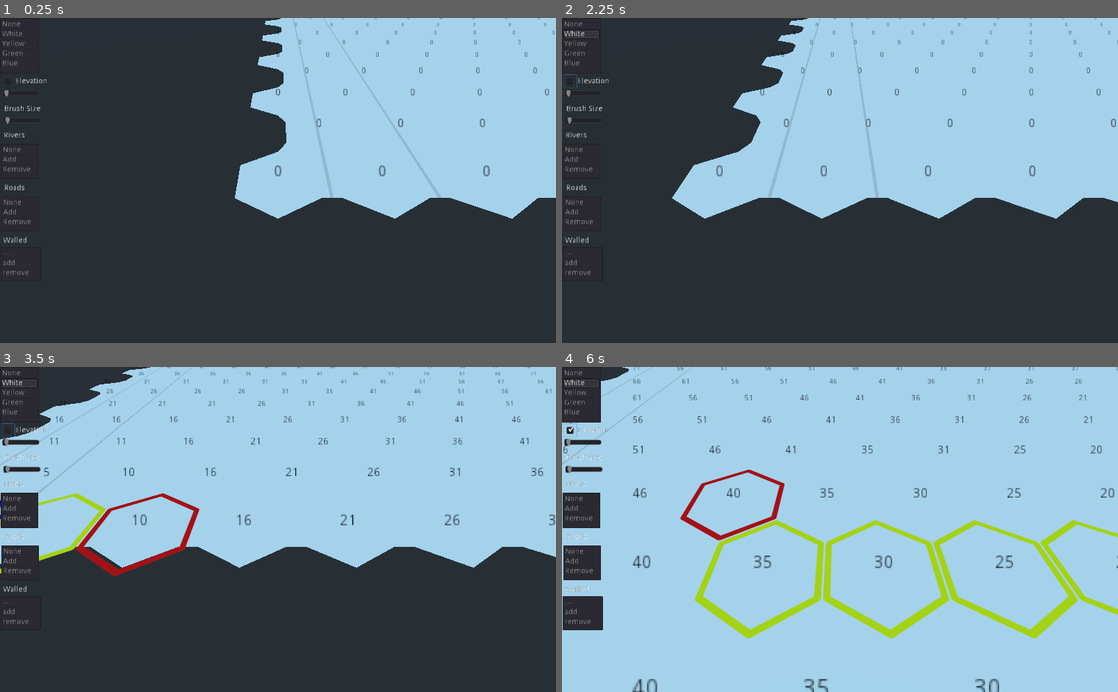
Above: before the commit, frames 1-4 (two rows, left to right).
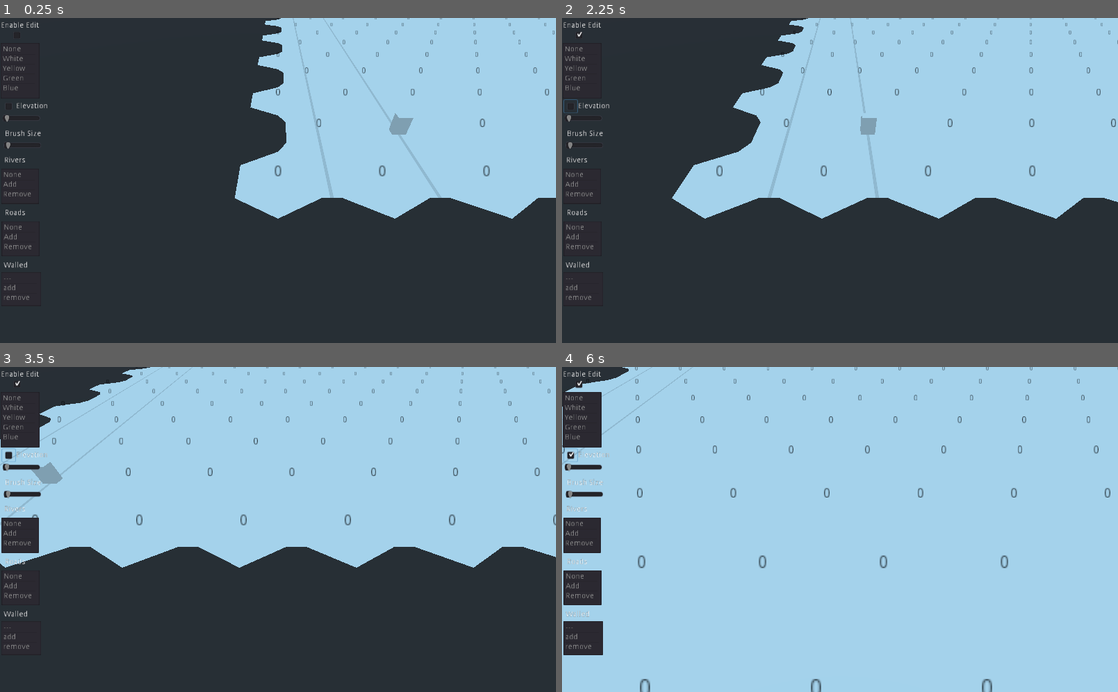
Above: after the commit, the same moments.

Repository: putschini/HexMap
Game: Godot game, scene res://Control.tscn
Two runs of this game, one before a commit and one after it. Both use one fixed random seed, a clock stepped at 60 frames per second and the inputs below.
Inputs (mouse positions are in pixels of both pictures, inside the frame that each line leads up to; where the layout moved, square brackets give the same spot in the first picture):
- Up to frame 1 (0.25 s): no input
- Up to frame 2 (2.25 s): click (578, 34) at 0.52 s; click (573, 105) [567, 83] at 1.25 s; tap Enter at 2 s; move the mouse to (962, 164) at 2.02 s; press the mouse at (962, 164) at 2.03 s; hold D (move_right) from 2.03 s (still down)
- Up to frame 3 (3.5 s): move the mouse to (166, 545) at 2.77 s; release D (move_right) at 2.78 s; release the mouse at (166, 545) at 2.78 s; hold S (move_back) from 2.78 s (still down); click (166, 545) at 2.85 s
- Up to frame 4 (6 s): tap Space at 3.5 s; move the mouse to (895, 458) at 3.52 s; release S (move_back) at 3.53 s; hold W (move_foward) 3.53-4.28 s; hold D (move_right) 3.53-5.03 s; click (895, 458) at 3.8 s; move the mouse to (812, 594) at 4.27 s; tap Mouse wheel up (zoom_in) at 4.35 s; click (812, 594) at 4.55 s; move the mouse to (1006, 578) at 5.02 s; hold Mouse wheel down (zoom_out) 5.03-5.78 s; hold A (move_left) from 5.03 s (still down); click (1006, 578) at 5.3 s; move the mouse to (673, 480) at 5.77 s; click (673, 480) at 5.85 s

The runs differ from the first frame. In frame 1, 1.2% of the frame differs, in the area x 0-75%, y 1-87%; in frame 2, 1.2%; in frame 3, 4.7%; in frame 4, 11%, in the area x 0-100%, y 0-100%.

Commit message:
Part 19 - Basic unit

Diff:
--- a/Control.gd
+++ b/Control.gd
@@ -2,6 +2,11 @@
 
 onready var grid = $HexGrid
 onready var map_editor = $HexMapEditor
+
+var test_unit := preload("res://TestUnit.tscn")
+
+func _ready():
+	grid.add_unit(grid.get_cell(HexCoordinate.new(1,1)), test_unit.instance())
 
 var last_edited_cell
 var is_pressed := false
@@ -29,56 +34,54 @@
 			return
 	drag_direction = -1
 
-var old_cell
+var selected_cell : HexCell
+var last_searched : HexCell
+
+func get_cell_under_cursor(var cursor_position) -> HexCell:
+	var ray_begin = $Camera.camera.project_ray_origin( cursor_position )
+	var ray_end = ray_begin + $Camera.camera.project_ray_normal( cursor_position ) * 200
+	var intersection = get_world().direct_space_state.intersect_ray(ray_begin, ray_end)
+	if not intersection.empty():
+		var coordinates = HexMetrics.hexcoord_from_position(intersection.position)
+		return grid.get_cell(coordinates)
+	return null
 
 func _input(event):
 	if event.is_action_pressed("mouse_left_click"):
-		var ray_begin = $Camera.camera.project_ray_origin( event.position )
-		var ray_end = ray_begin + $Camera.camera.project_ray_normal( event.position ) * 200
-		var intersection = get_world().direct_space_state.intersect_ray(ray_begin, ray_end)
-		if not intersection.empty():
-			var coordinates = HexMetrics.hexcoord_from_position(intersection.position)
-			var cell = grid.get_cell(coordinates)
-#			cell.enable_highlight(Color.blue)
-			print("CELL FOUND")
-			if old_cell != null and cell != old_cell:
-				grid.find_path( old_cell, cell )
-			old_cell = cell
-			#grid.find_distances_to(cell)
+		var cell = get_cell_under_cursor( event.position )
+		if cell != null:
+			if map_editor.edit_enabled:
+				edit_cells(cell)
+			else:
+				cell.enable_highlight(Color.green)
+				if selected_cell == cell:
+					selected_cell = null
+				elif selected_cell != null:
+					if selected_cell.unit != null and cell.unit == null:
+						if not grid.move_unit(selected_cell, cell):
+							print("Notice: Path Not found")
+					else:
+						grid.find_path( selected_cell, cell, 14 )
+				else:
+					selected_cell = cell
 			grid.update()
-#			edit_cells(cell)
-#		is_pressed = true
+		is_pressed = true
 	elif event.is_action_released("mouse_left_click"):
 		last_edited_cell = null
 		is_pressed = false
-	elif is_pressed and event is InputEventMouseMotion:
-		var ray_begin = $Camera.camera.project_ray_origin( event.position )
-		var ray_end = ray_begin + $Camera.camera.project_ray_normal( event.position ) * 200
-		var intersection = get_world().direct_space_state.intersect_ray(ray_begin, ray_end)
-		if not intersection.empty():
-			var coordinates = HexMetrics.hexcoord_from_position(intersection.position)
-			var cell = grid.get_cell(coordinates)
-			if cell != last_edited_cell:
+	elif (is_pressed or selected_cell) and event is InputEventMouseMotion:
+		if is_pressed and map_editor.edit_enabled:
+			var cell = get_cell_under_cursor( event.position )
+			if cell != null and cell != last_edited_cell:
 				validate_drag(cell)
 				if drag_direction > -1:
 					map_editor.edit_cell_drag(last_edited_cell, drag_direction)
-				edit_cells(cell)
-
-#			if cell != last_edited_cell:
-#				last_edited_cell = cell
-#			var index = coordinates.x + coordinates.z * grid.width + coordinates.z / 2
-#			print( index )
-#			var cell = grid.cells[index]
-#			map_editor.edit_cell(cell)
-#			cell.color = Color.magenta
-#			cell.color = $HexMapEditor.color
-
-#			print( "Cell pos -> " + cell.coordinate.to_string() )
-#			for i in HexDirection.values():
-#				if cell.neighbors[i] != null:
-#					cell.neighbors[i].color = Color.magenta
-#					print( "N -> " + cell.neighbors[i].coordinate.to_string() )
-#				else:
-#					print( "N -> null")
-#			hex_mesh.triangulate( cells )
-#			grid.update()
+#				edit_cells(cell)
+#		elif selected_cell != null:
+#			var cell = get_cell_under_cursor( event.position )
+#			if selected_cell != cell and last_searched != cell:
+#				grid.find_path( selected_cell, cell, 14 )
+#				last_searched = cell
+	if event.is_action_pressed("toggle_edit_mode"):
+		map_editor.edit_enabled  = !map_editor.edit_enabled
+		map_editor.visible = map_editor.edit_enabled
--- a/HexCell.gd
+++ b/HexCell.gd
@@ -170,7 +170,10 @@
 		walled = new_walled
 		needs_update()
 
+var unit
+
 var distance := 0
+var turn := 0
 var to_cell
 var path_from
 
@@ -189,6 +192,7 @@
 func enable_highlight(var color: Color) -> void:
 	highlight_enabled = true
 	highlight_color = color
+	needs_update_self_only()
 
 func disable_highlight( ) -> void:
 	highlight_enabled = false
--- a/HexGrid.gd
+++ b/HexGrid.gd
@@ -1,5 +1,7 @@
 tool
 extends Spatial
+
+onready var units_node = $Units
 
 var grid_chunk_scene := preload("res://HexGridChunk.tscn")
 
@@ -9,6 +11,26 @@
 var chunks := Array()
 
 var cells := Array()
+
+var units := Array()
+
+func add_unit(var cell: HexCell, var unit: Unit):
+	cell.unit = unit
+	unit.cell = cell
+	unit.translation = cell.center
+	units.push_back(unit)
+	units_node.add_child(unit)
+
+func move_unit(var initial: HexCell, var destination: HexCell) -> bool:
+	var unit = initial.unit
+	var path = find_path(initial, destination, unit.speed)
+	if not path.empty():
+		unit.path = path
+		initial.unit = null
+		destination.unit = unit
+		unit.cell = destination
+		return true
+	return false
 
 func _ready():
 	create_chunks()
@@ -82,37 +104,7 @@
 #	var index = cell_local_x + cell_local_z * HexMetrics.chunk_size_x + floor(coordinate.z / 2)
 #	return chunks[chunk_x + chunk_z * HexMetrics.chunk_count_x].cells[index]
 
-func find_distances_to(var to: HexCell ) -> void:
-	search(to)
-
-var max_distance = 9999999999
-
-func search(var initial: HexCell) -> void:
-	for cell in cells:
-		cell.distance = cell.distance_to(initial.coordinate)
-		cell.needs_update()
-	var frontier := Array()
-	initial.distance = 0
-	frontier.push_back(initial)
-	while(not frontier.empty()):
-		var current =  frontier.pop_front()
-		for direction in HexDirection.values():
-			var neighbor = current.get_neighbor(direction)
-			if neighbor == null:
-				continue
-			if HexEdgeType.get_edge_type(current.elevation, neighbor.elevation) == HexEdgeType.Cliff:
-				continue
-			if current.walled != neighbor.walled and not current.has_road_through_edge(direction):
-				continue
-
-			var new_distance = current.distance + current.get_movement_cost(direction)
-			if new_distance < neighbor.distance:
-				neighbor.distance = new_distance
-				frontier.push_back(neighbor)
-		frontier.sort_custom(HexCell, "sort_distance")
-
-
-func find_path(var from: HexCell, var to: HexCell) -> void:
+func find_path(var from: HexCell, var to: HexCell, var speed: int) -> Array:
 	for cell in cells:
 		cell.distance = cell.coordinate.distance_to(from.coordinate) * 5 + 1
 		cell.path_from = null
@@ -125,30 +117,41 @@
 	var frontier := Array()
 	from.distance = 0
 	frontier.push_back(from)
+	var turn = 0
+	var last_turn_distance = 0
+
+	var result = Array()
 	while(not frontier.empty()):
 		var current =  frontier.pop_front()
 		if current == to:
-			var prev = current.path_from
-			while prev != null:
-				if prev == from:
+			result.push_front(to)
+			current = current.path_from
+			while current != null:
+				if current == from:
 					break
-				if  prev == to:
+				if  current == to:
 					continue
-				prev.enable_highlight(Color.yellow)
-				prev = prev.path_from
+				current.enable_highlight(Color.yellow + Color(current.turn * 0.2, current.turn * 0.2, current.turn * 0.2) )
+				result.push_front(current)
+				current = current.path_from
 			break
 		for direction in HexDirection.values():
 			var neighbor = current.get_neighbor(direction)
-			if neighbor == null:
+			if neighbor == null or neighbor.unit != null:
 				continue
 			if HexEdgeType.get_edge_type(current.elevation, neighbor.elevation) == HexEdgeType.Cliff:
 				continue
 			if current.walled != neighbor.walled and not current.has_road_through_edge(direction):
 				continue
-
-			var new_distance = current.distance + current.get_movement_cost(direction)
+			var movement_cost = current.get_movement_cost(direction)
+			var new_distance = current.distance + movement_cost
+			if last_turn_distance + speed < new_distance:
+				turn += 1
+				last_turn_distance = current.distance
 			if new_distance < neighbor.distance:
 				neighbor.distance = new_distance
+				neighbor.turn = turn
 				neighbor.path_from = current
 				frontier.push_back(neighbor)
 		frontier.sort_custom(HexCell, "sort_distance")
+	return result
--- a/HexGrid.tscn
+++ b/HexGrid.tscn
@@ -4,3 +4,5 @@
 
 [node name="HexGrid" type="Spatial"]
 script = ExtResource( 1 )
+
+[node name="Units" type="Node" parent="."]
--- a/HexGridChunk.gd
+++ b/HexGridChunk.gd
@@ -49,7 +49,7 @@
 			var label := Label3D.new()
 			label.translation = cell.center + Vector3(0, 2, 0)
 			#label.text = cell.coordinate.to_string()
-			label.text = str(cell.distance)
+			label.text = str(cell.turn)
 			label.scale = Vector3(18,18,18)
 			label.modulate = Color.black
 			label.billboard = true
--- a/HexMapEditor.gd
+++ b/HexMapEditor.gd
@@ -3,6 +3,11 @@
 # Called when the node enters the scene tree for the first time.
 func _ready():
 	pass # Replace with function body.
+
+var edit_enabled := false
+
+func _on_edit_toggled(button_pressed):
+	edit_enabled = button_pressed
 
 func edit_cell(var cell: HexCell) -> void:
 	if cell:
--- a/HexMapEditor.tscn
+++ b/HexMapEditor.tscn
@@ -7,9 +7,28 @@
 anchor_bottom = 1.0
 script = ExtResource( 1 )
 
+[node name="Control7" type="Control" parent="."]
+margin_right = 70.0
+margin_bottom = 43.0
+
+[node name="Label" type="Label" parent="Control7"]
+margin_left = 2.0
+margin_top = 7.0
+margin_right = 74.0
+margin_bottom = 22.0
+text = "Enable Edit"
+
+[node name="EditCheck" type="CheckBox" parent="Control7"]
+margin_left = 19.0
+margin_top = 19.0
+margin_right = 47.0
+margin_bottom = 45.0
+
 [node name="Control" type="Control" parent="."]
-margin_right = 40.0
-margin_bottom = 40.0
+margin_left = 1.0
+margin_top = 46.0
+margin_right = 41.0
+margin_bottom = 86.0
 
 [node name="ColorSelector" type="ItemList" parent="Control"]
 margin_right = 72.0
@@ -17,10 +36,10 @@
 items = [ "None", null, false, "White", null, false, "Yellow", null, false, "Green", null, false, "Blue", null, false ]
 
 [node name="Control2" type="Control" parent="."]
-margin_left = 3.0
-margin_top = 105.0
-margin_right = 43.0
-margin_bottom = 145.0
+margin_left = 4.0
+margin_top = 151.0
+margin_right = 44.0
+margin_bottom = 191.0
 
 [node name="ElevationCheckBox" type="CheckBox" parent="Control2"]
 margin_right = 24.0
@@ -42,9 +61,10 @@
 rounded = true
 
 [node name="Control3" type="Control" parent="."]
-margin_top = 206.0
-margin_right = 88.0
-margin_bottom = 253.0
+margin_left = 1.0
+margin_top = 252.0
+margin_right = 89.0
+margin_bottom = 299.0
 
 [node name="RiverSelector" type="ItemList" parent="Control3"]
 margin_left = 1.0
@@ -61,10 +81,10 @@
 text = "Rivers"
 
 [node name="Control5" type="Control" parent="."]
-margin_left = 1.0
-margin_top = 303.0
-margin_right = 89.0
-margin_bottom = 350.0
+margin_left = 2.0
+margin_top = 349.0
+margin_right = 90.0
+margin_bottom = 396.0
 
 [node name="RoadSelector" type="ItemList" parent="Control5"]
 margin_left = 1.0
@@ -81,10 +101,10 @@
 text = "Roads"
 
 [node name="Control4" type="Control" parent="."]
-margin_left = 5.0
-margin_top = 155.0
-margin_right = 47.0
-margin_bottom = 200.0
+margin_left = 6.0
+margin_top = 201.0
+margin_right = 48.0
+margin_bottom = 246.0
 
 [node name="Label" type="Label" parent="Control4"]
 margin_left = 3.0
@@ -102,9 +122,10 @@
 rounded = true
 
 [node name="Control6" type="Control" parent="."]
-margin_top = 400.0
-margin_right = 40.0
-margin_bottom = 440.0
+margin_left = 1.0
+margin_top = 446.0
+margin_right = 41.0
+margin_bottom = 486.0
 
 [node name="Label" type="Label" parent="Control6"]
 margin_left = 6.0
@@ -121,6 +142,7 @@
 margin_bottom = 86.0
 items = [ "---", null, false, "add", null, false, "remove", null, false ]
 
+[connection signal="toggled" from="Control7/EditCheck" to="." method="_on_edit_toggled"]
 [connection signal="item_selected" from="Control/ColorSelector" to="." method="_on_selected_color_change"]
 [connection signal="toggled" from="Control2/ElevationCheckBox" to="." method="_on_edit_elevation_toggled"]
 [connection signal="value_changed" from="Control2/ElevationSlider" to="." method="_on_elevation_value_changed"]
--- /dev/null
+++ b/TestUnit.tscn
@@ -0,0 +1,19 @@
+[gd_scene load_steps=4 format=2]
+
+[ext_resource path="res://Unit.gd" type="Script" id=1]
+
+[sub_resource type="CubeMesh" id=1]
+size = Vector3( 3, 4, 2 )
+
+[sub_resource type="CapsuleShape" id=2]
+
+[node name="TestUnit" type="KinematicBody"]
+script = ExtResource( 1 )
+
+[node name="MeshInstance" type="MeshInstance" parent="."]
+transform = Transform( 1, 0, 0, 0, 1, 0, 0, 0, 1, 0, 2, 0 )
+mesh = SubResource( 1 )
+
+[node name="CollisionShape" type="CollisionShape" parent="."]
+transform = Transform( 1, 0, 0, 0, 1, 0, 0, 0, 1, 0, 1.02027, 0 )
+shape = SubResource( 2 )
--- /dev/null
+++ b/Unit.gd
@@ -0,0 +1,44 @@
+extends KinematicBody
+
+class_name Unit
+
+var cell
+
+var speed = 14
+
+var height := 0
+
+# Called when the node enters the scene tree for the first time.
+func _ready():
+	height = $CollisionShape.shape.height * 2#$MeshInstance.mesh.size.y
+	pass # Replace with function body.
+
+
+var path : Array
+
+var speed_move = 10
+var velocity = Vector3.ZERO
+var next_stop = Vector3.ZERO
+
+func _physics_process(delta):
+	if not path.empty():
+		if next_stop == Vector3.ZERO:
+#			print("Move")
+			var next = path.pop_front()
+			next_stop = next.center
+			var direction = translation.direction_to(next_stop)
+#			print(direction)
+			$MeshInstance.look_at(translation + direction + Vector3(0,height,0), Vector3.UP)
+			velocity.x = direction.x * speed_move
+			velocity.z = direction.z * speed_move
+	velocity = move_and_slide(velocity, Vector3.UP)
+	if translation.distance_to(next_stop) < 0.05:
+#		print(translation)
+#		print(next_stop)
+		translation = next_stop
+		velocity = Vector3.ZERO
+		next_stop = Vector3.ZERO
+
+#		while not path.empty():
+#			var next = path.pop_front()
+#			self.translation = next.center
--- a/project.godot
+++ b/project.godot
@@ -53,6 +53,11 @@
 "class": "HexMetrics",
 "language": "GDScript",
 "path": "res://HexMetrics.gd"
+}, {
+"base": "KinematicBody",
+"class": "Unit",
+"language": "GDScript",
+"path": "res://Unit.gd"
 } ]
 _global_script_class_icons={
 "EdgeVertices": "",
@@ -63,7 +68,8 @@
 "HexEdgeType": "",
 "HexGridChunk": "",
 "HexMesh": "",
-"HexMetrics": ""
+"HexMetrics": "",
+"Unit": ""
 }
 
 [application]
@@ -127,6 +133,11 @@
 "events": [ Object(InputEventKey,"resource_local_to_scene":false,"resource_name":"","device":0,"alt":false,"shift":false,"control":false,"meta":false,"command":false,"pressed":false,"scancode":0,"physical_scancode":68,"unicode":0,"echo":false,"script":null)
  ]
 }
+toggle_edit_mode={
+"deadzone": 0.5,
+"events": [ Object(InputEventKey,"resource_local_to_scene":false,"resource_name":"","device":0,"alt":false,"shift":false,"control":true,"meta":false,"command":true,"pressed":false,"scancode":0,"physical_scancode":72,"unicode":0,"echo":false,"script":null)
+ ]
+}
 
 [physics]
 
